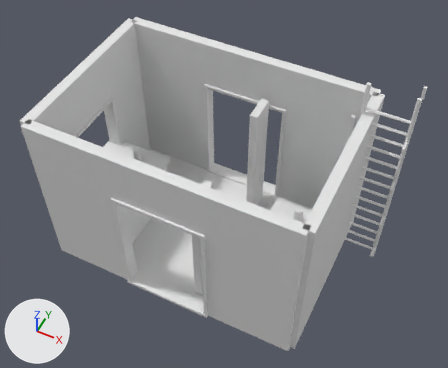
Renders of the OBJ model verdant-exchange-r1/Assets/southern-service-annex-state-2.obj from each side of a commit.
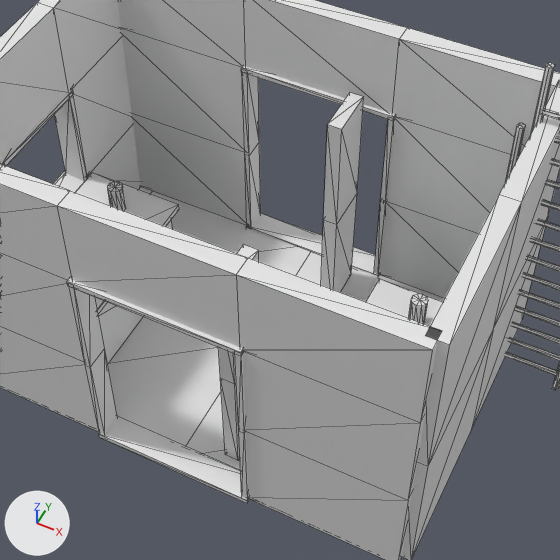
There are two pictures of each version: one whole from a camera (50 mm lens) standing at (3.44, -6.27, 9.51) and looking at (0.37, -0.14, 1.84), one close up on the part from 17% to 84% of the width and 13% to 95% of the height. The axes (+X, +Y, +Z) are drawn at lower left. The lights are the same throughout. The first two pictures are the older version. The close-ups show mesh edges as thin lines. Where no turn or scale is listed for an object, it has been applied to the vertices.

The first close-up shows 'southern-service-annex-state-2'.
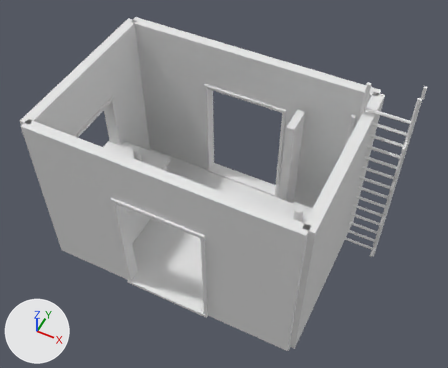
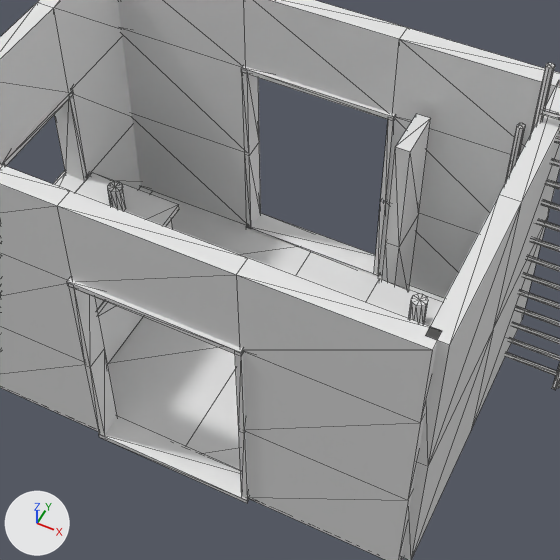
What differs and where, as boxes [x1, y1, x2, y2] in the close-ups (560 x 560 px; the box of a moved part takes in the faces that stretch with it):
part 1 of me_southern_service_annex_state_2, moved or reshaped: before [321, 93, 364, 292]; after [382, 114, 431, 290]
part 2 of me_southern_service_annex_state_2, deleted: before [218, 244, 259, 460]

Patch to the scene script:
```diff
--- a/verdant-exchange-r1/Assets/southern-service-annex-state-2.obj.py
+++ b/verdant-exchange-r1/Assets/southern-service-annex-state-2.obj.py
@@ me_southern_service_annex_state_2 @@
 # used by ob_southern_service_annex_state_2; location = (0.0, 0.0, 0.0)
-me_southern_service_annex_state_2.from_pydata(...)  # 756 vertices, 1308 faces; spans x -2.42..2.95, y -1.62..1.63, z 0.0..4.0
+me_southern_service_annex_state_2.from_pydata(...)  # 744 vertices, 1288 faces; spans x -2.42..2.95, y -1.62..1.63, z 0.0..4.0
+# me_southern_service_annex_state_2 part 1: the loose piece of 12 vertices spanning x 0.38..0.52, y 0.8..1.28, z 0.15..2.61 is moved by (0.65, 0.0, 0.0)
+# me_southern_service_annex_state_2 part 2: the loose piece of 12 vertices spanning x 0.38..0.52, y -1.28..-0.8, z 0.16..2.61 is deleted
+# other edits to the shape of me_southern_service_annex_state_2 do not show in these pictures
```
